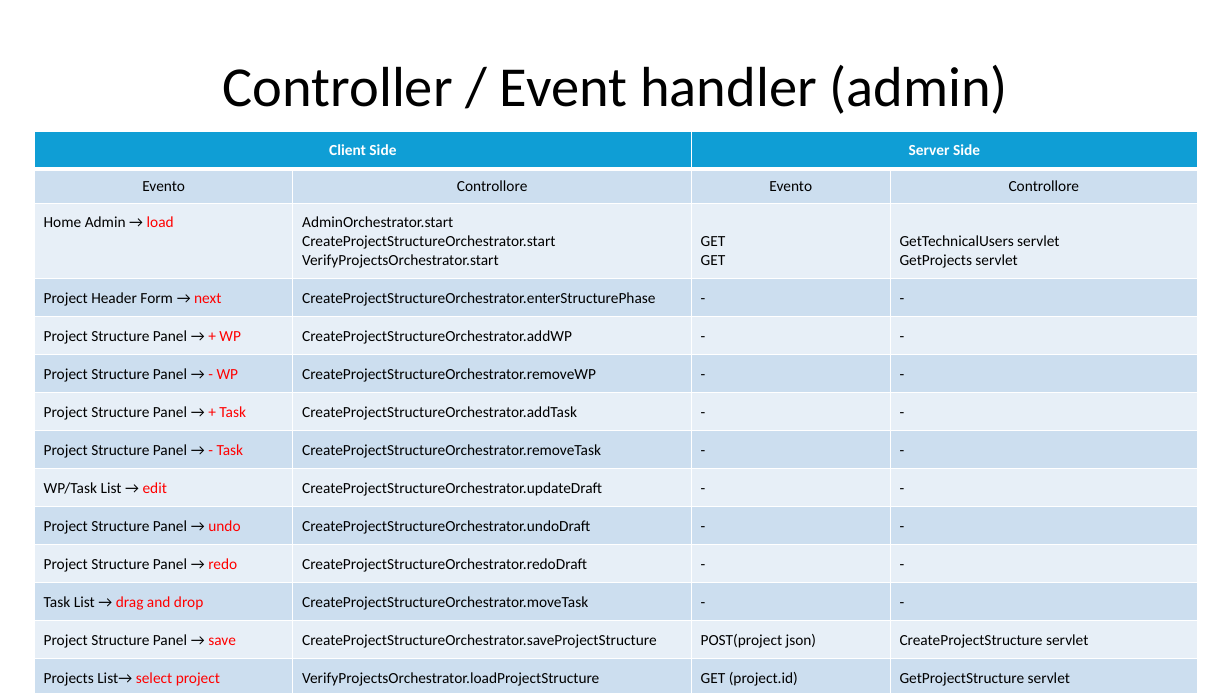
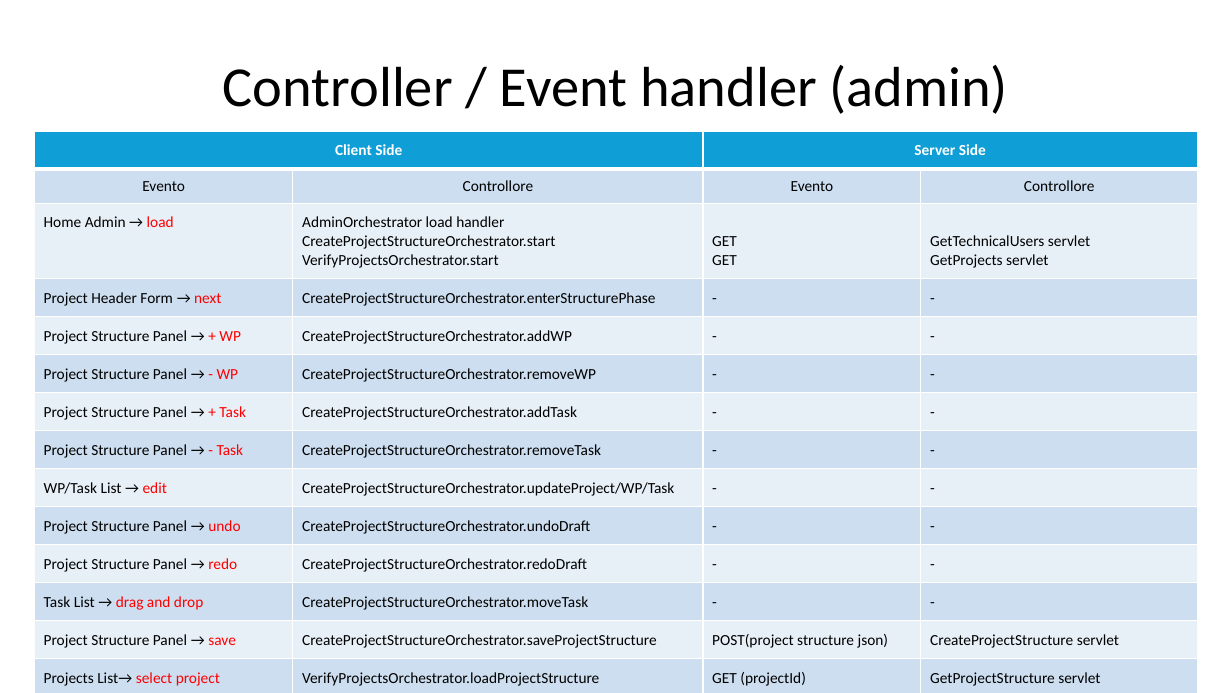
Before and after one commit to gilbertobrambilla/tiw-2026-html, a slide deck: slide 45 of docs/TIW_documentazione.pptx. Drawn at 1232x693 pixels with LibreOffice and Linux fonts; fonts in the diff are those of the drawing. Boxes give left, top, right and bottom in pixels: in the first picture for what was removed or moved away, otherwise in the second. Text is boxed around its words. In the diff, an @@ line names an element or a change of style, - is before the commit and + after.

```diff
--- a/docs/TIW_documentazione.pptx
+++ b/docs/TIW_documentazione.pptx
@@ table at <box>34,131,1198,693</box> @@
-row 3, column 2: AdminOrchestrator.start CreateProjectStructureOrchestrator.start VerifyProjectsOrchestrator.start
+row 3, column 2: AdminOrchestrator load handler CreateProjectStructureOrchestrator.start VerifyProjectsOrchestrator.start
-row 9, column 2: CreateProjectStructureOrchestrator.updateDraft
+row 9, column 2: CreateProjectStructureOrchestrator.updateProject/WP/Task
-row 13, column 3: POST(project json)
+row 13, column 3: POST(project structure json)
-row 14, column 3: GET (project.id)
+row 14, column 3: GET (projectId)
```
Also in this commit, not shown: 11 other slides changed, 4 slides added.
